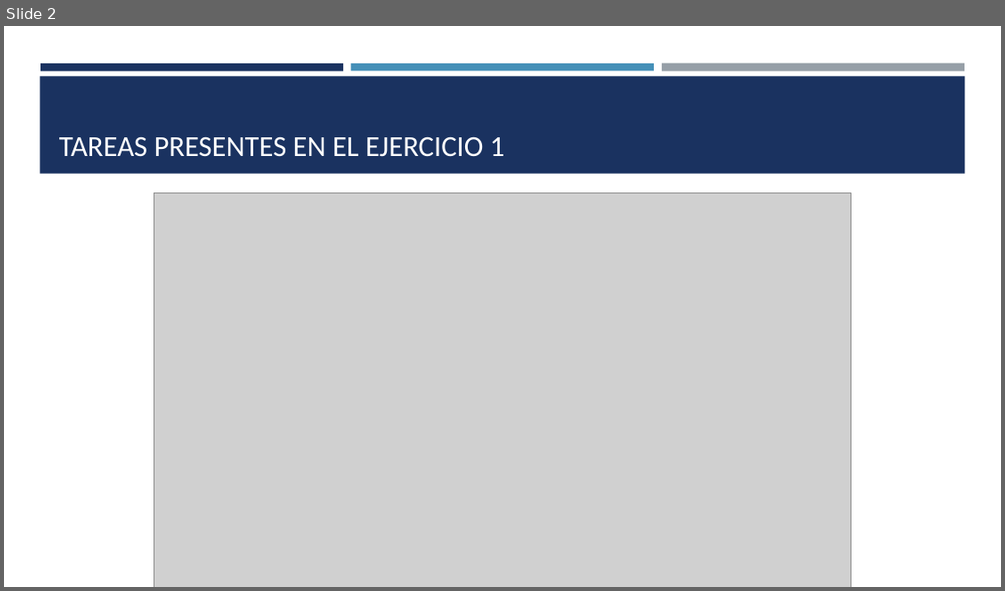
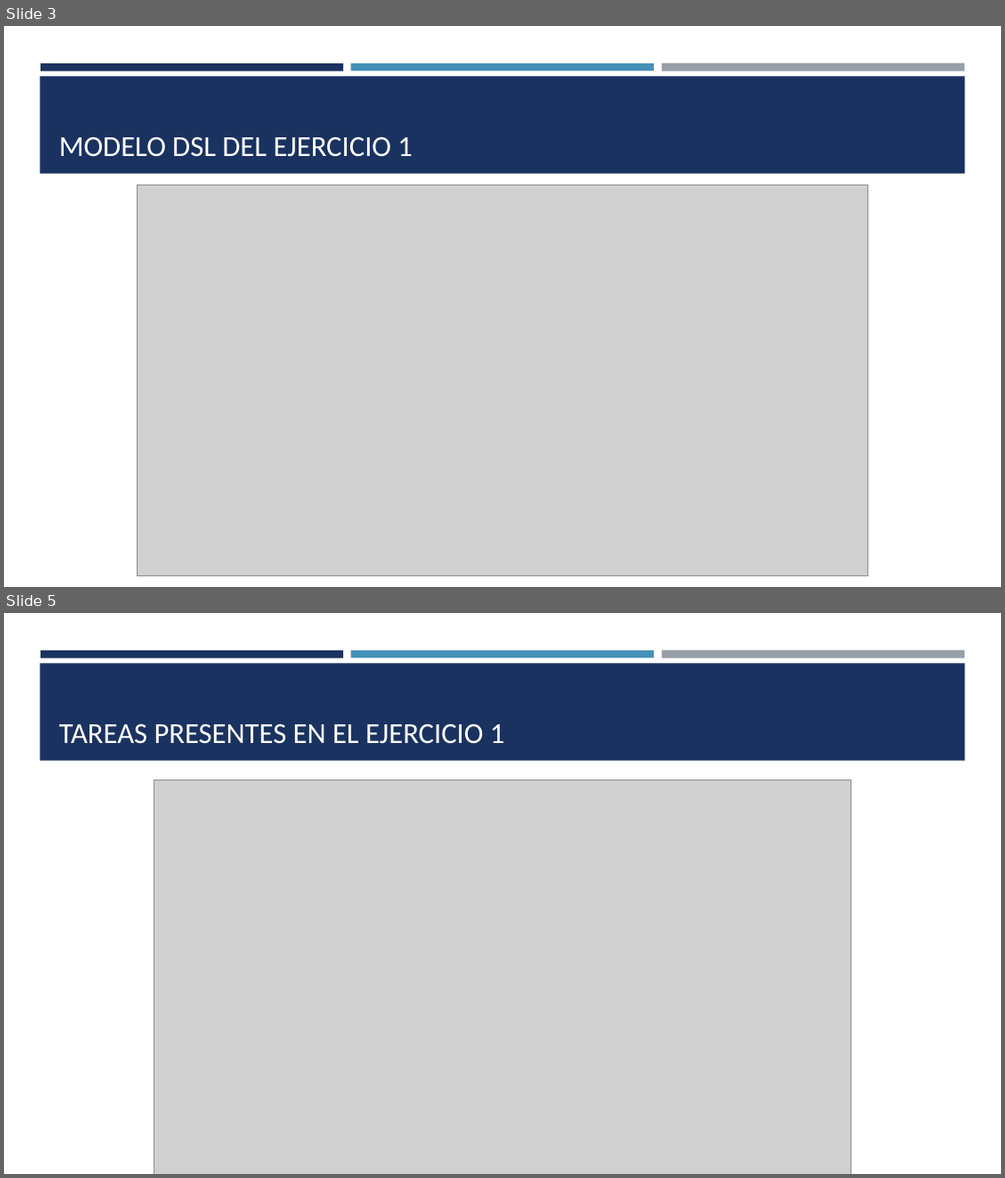
Before and after one commit to SaulRC1/Integracion-de-la-informacion-y-aplicaciones, a slide deck: Ejercicio 1 - IIA/Ejercicio 1 IIA.pptx. Shown one above the other, each under a label of ours: slide 2 before the commit, slides 3 and 5 after it; the slides between them are not shown. The pictures are 1005x591 and 1005x1178 pixels, drawn with LibreOffice and Linux fonts; fonts in the diff are those of the drawing; grey boxes stand for pictures. Boxes give left, top, right and bottom in pixels: in the first picture for what was removed or moved away, otherwise in the second. Text is boxed around its words. In the diff, an @@ line names an element or a change of style, - is before the commit and + after.

Commit message:
Apartados 1 y 4 del Ejercicio 1

```diff
--- a/Ejercicio 1 - IIA/Ejercicio 1 IIA.pptx
+++ b/Ejercicio 1 - IIA/Ejercicio 1 IIA.pptx
@@ slide 3 added at (x1=4, y1=26, x2=1001, y2=587), background #FFFFFF; not listed: 4 template elements that a slide beside it also shows @@
@@ title added at (x1=59, y1=137, x2=413, y2=157), 28 pt, text #FFFFFF @@
+MODELO DSL DEL EJERCICIO 1
@@ picture added at (x1=138, y1=185, x2=868, y2=576) @@
@@ what was slide 2 is now slide 5 @@
```
Also in this commit, not shown: 1 slide changed, 4 other slides added, 2 other files.
